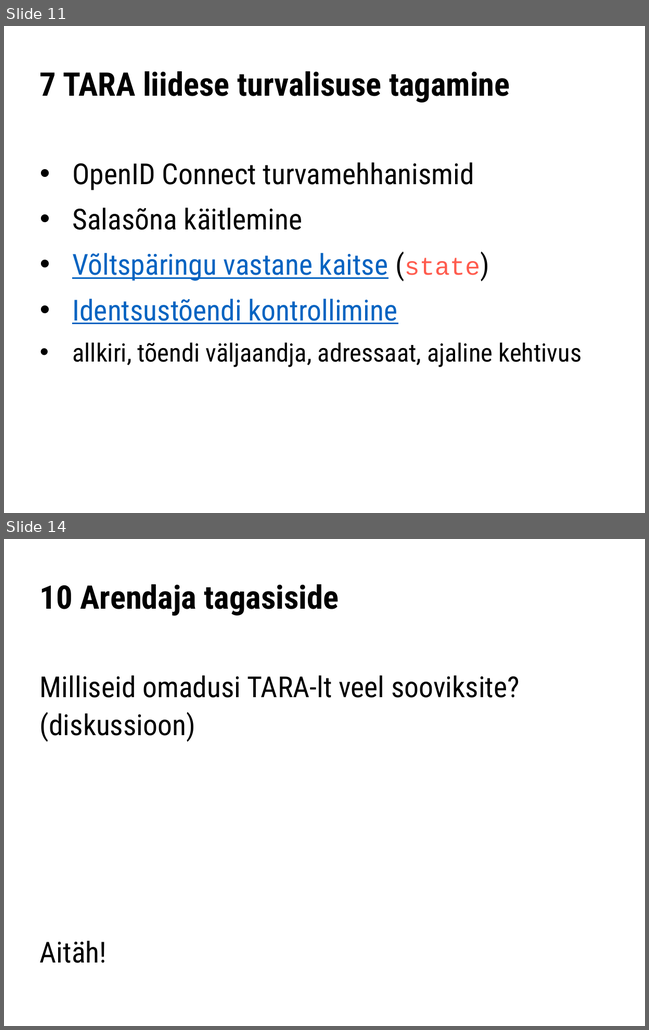
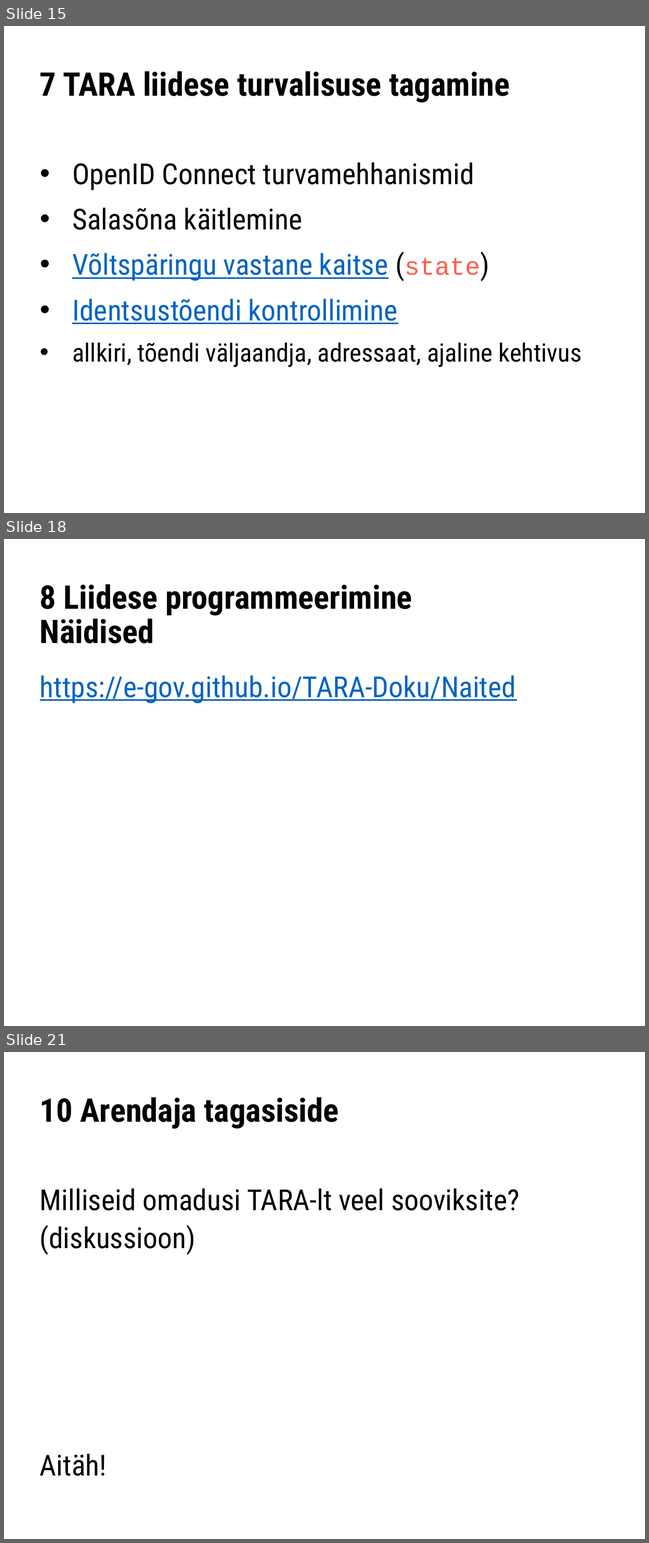
Before and after one commit to e-gov/TARA-Doku, a slide deck: files/TARA-arendajakoolitus.pptx. Shown one above the other, each under a label of ours: slides 11 and 14 before the commit, slides 15, 18 and 21 after it; the slides between them are not shown. The pictures are 649x1030 and 649x1543 pixels, drawn with LibreOffice and Linux fonts; fonts in the diff are those of the drawing. Boxes give left, top, right and bottom in pixels: in the first picture for what was removed or moved away, otherwise in the second. Text is boxed around its words. In the diff, an @@ line names an element or a change of style, - is before the commit and + after.

```diff
--- a/files/TARA-arendajakoolitus.pptx
+++ b/files/TARA-arendajakoolitus.pptx
@@ slide 18 added at (4, 539, 645, 1026), background #FFFFFF @@
@@ title added at (40, 584, 412, 644), 36 pt, text #000000, bold @@
+8 Liidese programmeerimine
+Näidised
@@ text added at (40, 675, 516, 703), 32 pt, text #0563C1, underline @@
+https://e-gov.github.io/TARA-Doku/Naited
@@ what was slide 11 is now slide 15 @@
@@ what was slide 14 is now slide 21 @@
```
Also in this commit, not shown: 5 slides changed, 6 other slides added, 2 other files.
